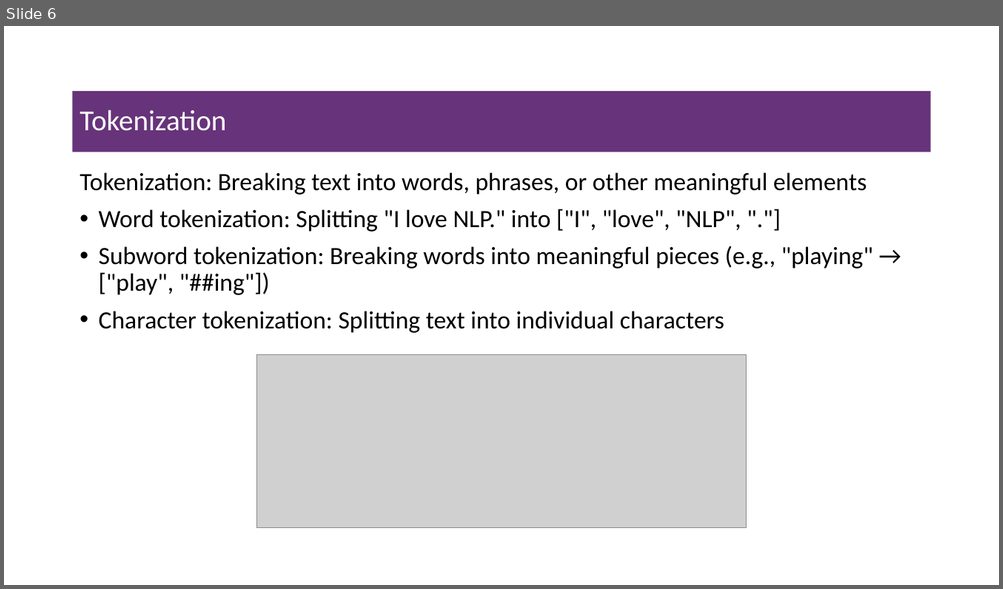
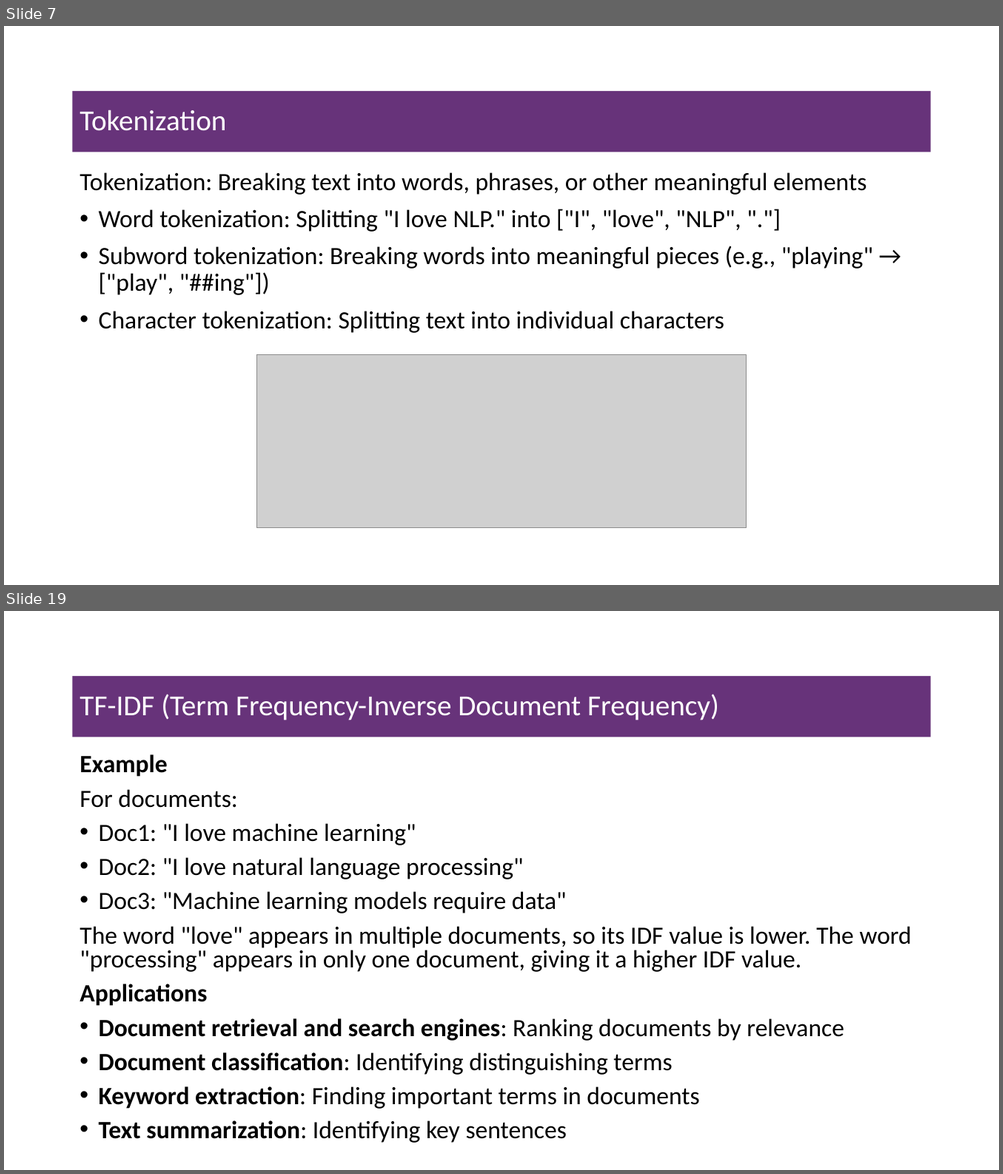
Before and after one commit to msfasha/307307-BI-Methods, a slide deck: 20242-NLP-LLM/lecture notes/Part 1 - Introduction to NLP/1-introduction to NLP.pptx. Shown one above the other, each under a label of ours: slide 6 before the commit, slides 7 and 19 after it; the slides between them are not shown. The pictures are 1003x589 and 1003x1174 pixels, drawn with LibreOffice and Linux fonts; fonts in the diff are those of the drawing; grey boxes stand for pictures; background and template pictures are left out. Boxes give left, top, right and bottom in pixels: in the first picture for what was removed or moved away, otherwise in the second. Text is boxed around its words. In the diff, an @@ line names an element or a change of style, - is before the commit and + after.

```diff
--- a/20242-NLP-LLM/lecture notes/Part 1 - Introduction to NLP/1-introduction to NLP.pptx
+++ b/20242-NLP-LLM/lecture notes/Part 1 - Introduction to NLP/1-introduction to NLP.pptx
@@ slide 19 added at (x1=4, y1=611, x2=999, y2=1170), background #FFFFFF @@
@@ title added at (x1=73, y1=676, x2=930, y2=737), fill #67337A, 28 pt, text #FFFFFF @@
+TF-IDF (Term Frequency-Inverse Document Frequency)
@@ text added at (x1=79, y1=755, x2=911, y2=1143), 24 pt, text #000000 @@
+Example
+For documents:
+• Doc1: "I love machine learning"
+• Doc2: "I love natural language processing"
+• Doc3: "Machine learning models require data"
+The word "love" appears in multiple documents, so its IDF value is lower. The word "processing" appears in only one document, giving it a higher IDF value.
+Applications
+• Document retrieval and search engines: Ranking documents by relevance
+• Document classification: Identifying distinguishing terms
+• Keyword extraction: Finding important terms in documents
+• Text summarization: Identifying key sentences
@@ what was slide 6 is now slide 7 @@
```
Also in this commit, not shown: 1 slide changed, 22 other slides added, 7 other files.
